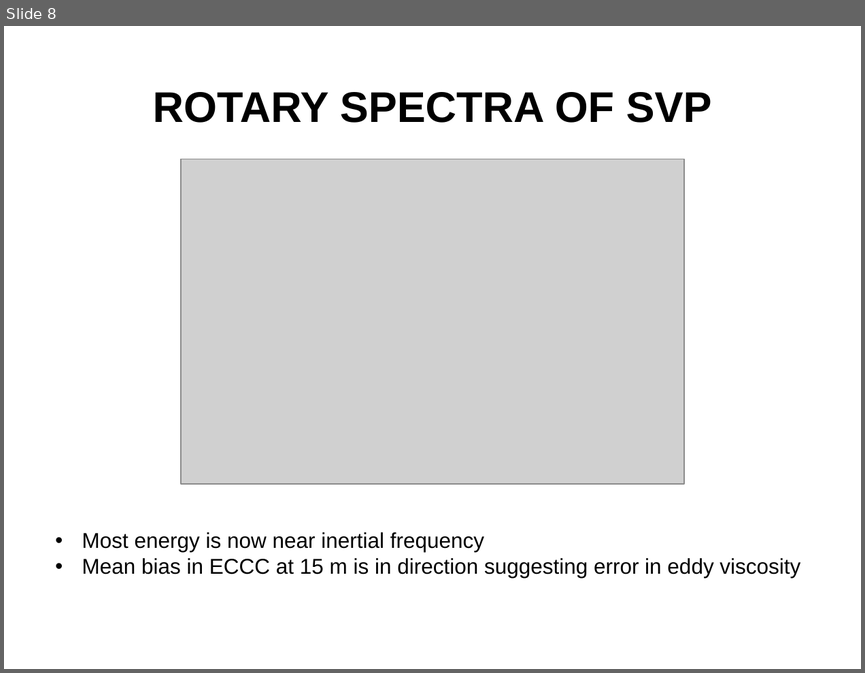
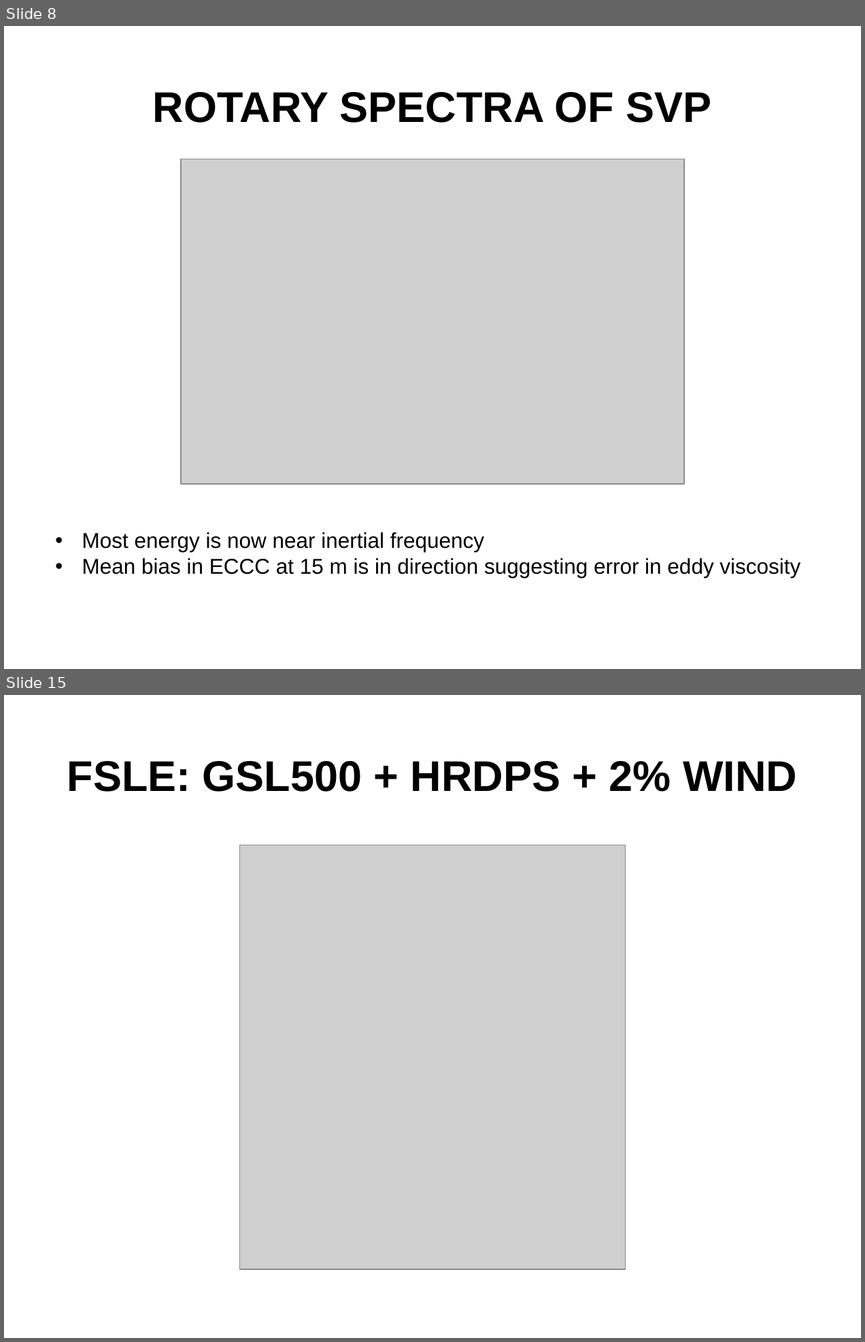
Before and after one commit to nsoontie/velocity-error, a slide deck: presentations/MOI-CONCEPTS-2021/Soontiens_Sutherland_drift_DFO-MOI.pptx. Shown one above the other, each under a label of ours: slide 8 before the commit, slides 8 and 15 after it; the slides between them are not shown. The pictures are 865x673 and 865x1342 pixels, drawn with LibreOffice and Linux fonts; fonts in the diff are those of the drawing; grey boxes stand for pictures; background and template pictures are left out. Boxes give left, top, right and bottom in pixels: in the first picture for what was removed or moved away, otherwise in the second. Text is boxed around its words. In the diff, an @@ line names an element or a change of style, - is before the commit and + after.

```diff
--- a/presentations/MOI-CONCEPTS-2021/Soontiens_Sutherland_drift_DFO-MOI.pptx
+++ b/presentations/MOI-CONCEPTS-2021/Soontiens_Sutherland_drift_DFO-MOI.pptx
@@ slide 15 added at (4, 695, 861, 1338), background picture (left out) @@
@@ title added at (67, 761, 797, 792), 36 pt, text #000000, bold @@
+FSLE: GSL500 + HRDPS + 2% WIND
@@ picture added at (239, 845, 626, 1269) @@
```
Also in this commit, not shown: 1 slide changed, 7 other slides added, 1 slide removed.
